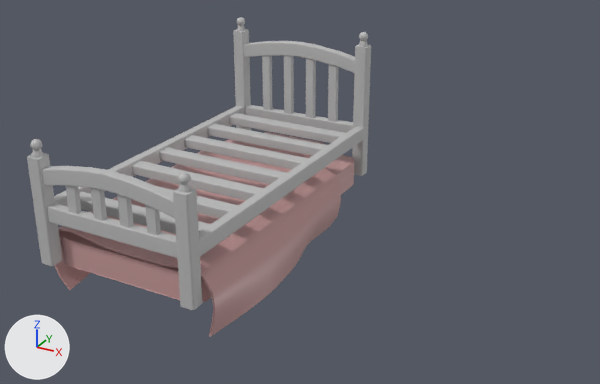
A saved change to the FBX model Assets/Models/Furniture/Bed.fbx.
Both versions are drawn from a 50 mm lens placed at (6.84, -9.84, 5.56), pointed at (1.45, -0.04, 0.66). Every picture has the same lights, and +X, +Y and +Z are marked at lower left. Where no turn or scale is listed for an object, it has been applied to the vertices.
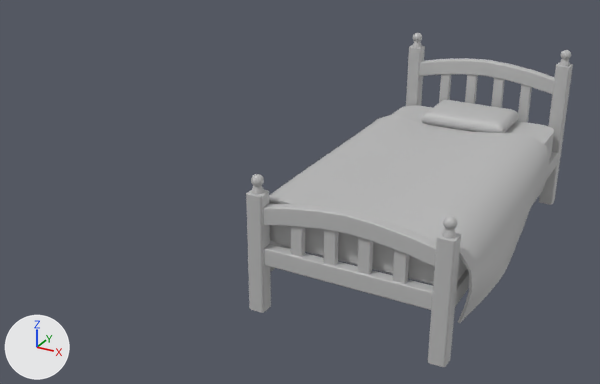
Where the newer file only moved an object's origin or applied its transform, the numbers keep the older frame.

Changed parts and their boxes [x1, y1, x2, y2] in the pictures (600 x 384 px):
'bed_sheet', recoloured, mesh moved
    before: [54, 151, 341, 337]
    after: [269, 115, 549, 323]
'slats', mesh moved
    before: [79, 113, 345, 234]
    after: [281, 245, 433, 285]
'post_pCube1', deleted
    before: [27, 17, 371, 310]
'mattres', recoloured, mesh moved
    before: [60, 139, 354, 302]
    after: [269, 105, 554, 283]
'pCube6', mesh moved
    before: [42, 166, 175, 218]
    after: [263, 204, 436, 267]
'pCube5', mesh moved
    before: [47, 203, 177, 258]
    after: [264, 244, 433, 310]
'pCube3', mesh moved
    before: [199, 126, 364, 256]
    after: [455, 152, 558, 307]
'pCube7', mesh moved
    before: [244, 41, 355, 73]
    after: [419, 58, 554, 94]
'slats2', mesh moved
    before: [262, 56, 339, 122]
    after: [439, 74, 532, 123]
'slats1', mesh moved
    before: [66, 186, 161, 235]
    after: [291, 226, 409, 284]
'pCube1.001', added
    after: [428, 228, 461, 367]
'pCube8', mesh moved
    before: [243, 132, 324, 158]
    after: [421, 99, 519, 133]
'pCube1', added
    after: [246, 185, 271, 313]
'pCube1.003', added
    after: [539, 59, 573, 205]
'pCube2', mesh moved
    before: [54, 106, 244, 207]
    after: [270, 241, 283, 247]
'pCube4', mesh moved (not visible afterwards)
    before: [246, 105, 353, 133]
'pCube1.002', added
    after: [406, 41, 425, 106]
'pSphere1.001', added
    after: [443, 216, 457, 230]
'pSphere1', added
    after: [251, 174, 264, 187]
'pSphere1.003', added
    after: [561, 50, 571, 60]
'pSphere1.002', added
    after: [413, 33, 422, 42]

The change, as a list of edits to the scene's bpy script:
```text
Change me_mesh_012:
    where me_mesh_012.from_pydata(...)  # 160 vertices, 142 faces; spans x -1.25..1.25, y -2.38..2.38, z -0.21..0.21
    remove me_mesh_012.materials.append(mat_fabrics)  # pink #c89b9b
    me_mesh_012 part 3: the whole mesh is moved by (3.17, 0.36, 0.98)
    add me_mesh_012.materials.append(mat_lambert1)  # grey #bcbcbc
Change me_mesh_007:
    where me_mesh_007.from_pydata(...)  # 32 vertices, 16 faces; spans x -0.08..0.08, y -2.48..2.48, z -0.12..0.12
    me_mesh_007 part 1: the whole mesh is moved by (3.17, 0.37, 0.0)
Change me_mesh_010:
    where me_mesh_010.from_pydata(...)  # 218 vertices, 216 faces; spans x -0.649..0.649, y -0.451..0.451, z -0.12..0.12
    me_mesh_010 part 8: the whole mesh is moved by (3.174, 0.359, 0.983)
Change me_mesh_004:
    where me_mesh_004.from_pydata(...)  # 32 vertices, 16 faces; spans x -1.18..1.18, y -0.08..0.08, z -0.12..0.12
    me_mesh_004 part 10: the whole mesh is moved by (3.17, 0.37, 0.0)
Change me_mesh_006:
    where me_mesh_006.from_pydata(...)  # 32 vertices, 16 faces; spans x -0.08..0.08, y -2.48..2.48, z -0.12..0.12
    me_mesh_006 part 11: the whole mesh is moved by (3.17, 0.37, 0.0)
Change me_mesh_009:
    where me_mesh_009.from_pydata(...)  # 224 vertices, 112 faces; spans x -1.18..1.18, y -2.12..2.12, z -0.08..0.08
    me_mesh_009 part 6: the whole mesh is moved by (3.17, 0.37, 0.0)
Change me_mesh_001:
    where me_mesh_001.from_pydata(...)  # 128 vertices, 64 faces; spans x -0.732..0.732, y -0.045..0.045, z -0.303..0.303
    me_mesh_001 part 5: the whole mesh is moved by (3.174, 0.37, 0.0)
Change me_mesh_011:
    where me_mesh_011.from_pydata(...)  # 882 vertices, 880 faces; spans x -1.52..1.52, y -1.9..1.9, z -0.52..0.52
    remove me_mesh_011.materials.append(mat_fabrics)  # pink #c89b9b
    me_mesh_011 part 7: the whole mesh is moved by (3.17, 0.36, 0.98)
    add me_mesh_011.materials.append(mat_lambert1)  # grey #bcbcbc
Change me_mesh:
    where me_mesh.from_pydata(...)  # 128 vertices, 64 faces; spans x -0.732..0.732, y -0.045..0.045, z -0.571..0.571
    me_mesh part 2: the whole mesh is moved by (3.174, 0.37, 0.0)
Change me_mesh_002:
    where me_mesh_002.from_pydata(...)  # 112 vertices, 96 faces; spans x -1.18..1.18, y -0.08..0.08, z -0.2..0.2
    me_mesh_002 part 4: the whole mesh is moved by (3.17, 0.37, 0.0)
Change me_mesh_005:
    where me_mesh_005.from_pydata(...)  # 32 vertices, 16 faces; spans x -1.18..1.18, y -0.08..0.08, z -0.12..0.12
    me_mesh_005 part 12: the whole mesh is moved by (3.17, 0.37, 0.0)
Change me_mesh_003:
    where me_mesh_003.from_pydata(...)  # 112 vertices, 96 faces; spans x -1.18..1.18, y -0.08..0.08, z -0.2..0.2
    me_mesh_003 part 9: the whole mesh is moved by (3.17, 0.37, 0.0)
Remove ob_post_pcube1:
    ob_post_pcube1 = bpy.data.objects.new('post_pCube1', me_mesh_008)
Add ob_pcube1_003:
    ob_pcube1_003 = bpy.data.objects.new('pCube1.003', me_mesh_006_1)  # 168 vertices, 156 faces; spans x -0.11..0.11, y -0.11..0.11, z -1.19..1.19; in mat_lambert1 (grey #bcbcbc)
    ob_pcube1_003.location = (4.41, 2.88, 1.19)
Add ob_psphere1_002:
    ob_psphere1_002 = bpy.data.objects.new('pSphere1.002', me_mesh_005_1)  # a UV sphere (16 segments, 16 rings, poles along z) spanning x -0.076..0.076, y -0.076..0.076, z -0.076..0.076; in mat_lambert1 (grey #bcbcbc)
    ob_psphere1_002.location = (2.04, 2.88, 2.41)
Add ob_psphere1_001:
    ob_psphere1_001 = bpy.data.objects.new('pSphere1.001', me_mesh_003_1)  # a UV sphere (16 segments, 16 rings, poles along z) spanning x -0.076..0.076, y -0.076..0.076, z -0.076..0.076; in mat_lambert1 (grey #bcbcbc)
    ob_psphere1_001.location = (4.42, -2.14, 1.74)
Add ob_pcube1:
    ob_pcube1 = bpy.data.objects.new('pCube1', me_mesh_1)  # 168 vertices, 156 faces; spans x -0.11..0.11, y -0.11..0.11, z -0.86..0.86; in mat_lambert1 (grey #bcbcbc)
    ob_pcube1.location = (2.04, -2.14, 0.85)
Add ob_psphere1_003:
    ob_psphere1_003 = bpy.data.objects.new('pSphere1.003', me_mesh_007_1)  # a UV sphere (16 segments, 16 rings, poles along z) spanning x -0.076..0.076, y -0.076..0.076, z -0.076..0.076; in mat_lambert1 (grey #bcbcbc)
    ob_psphere1_003.location = (4.42, 2.88, 2.41)
Add ob_pcube1_002:
    ob_pcube1_002 = bpy.data.objects.new('pCube1.002', me_mesh_004_1)  # 168 vertices, 156 faces; spans x -0.11..0.11, y -0.11..0.11, z -1.19..1.19; in mat_lambert1 (grey #bcbcbc)
    ob_pcube1_002.location = (2.04, 2.88, 1.19)
Add ob_pcube1_001:
    ob_pcube1_001 = bpy.data.objects.new('pCube1.001', me_mesh_002_1)  # 168 vertices, 156 faces; spans x -0.11..0.11, y -0.11..0.11, z -0.86..0.86; in mat_lambert1 (grey #bcbcbc)
    ob_pcube1_001.location = (4.41, -2.14, 0.85)
Add ob_psphere1:
    ob_psphere1 = bpy.data.objects.new('pSphere1', me_mesh_001_1)  # a UV sphere (16 segments, 16 rings, poles along z) spanning x -0.076..0.076, y -0.076..0.076, z -0.076..0.076; in mat_lambert1 (grey #bcbcbc)
    ob_psphere1.location = (2.04, -2.14, 1.74)
```
